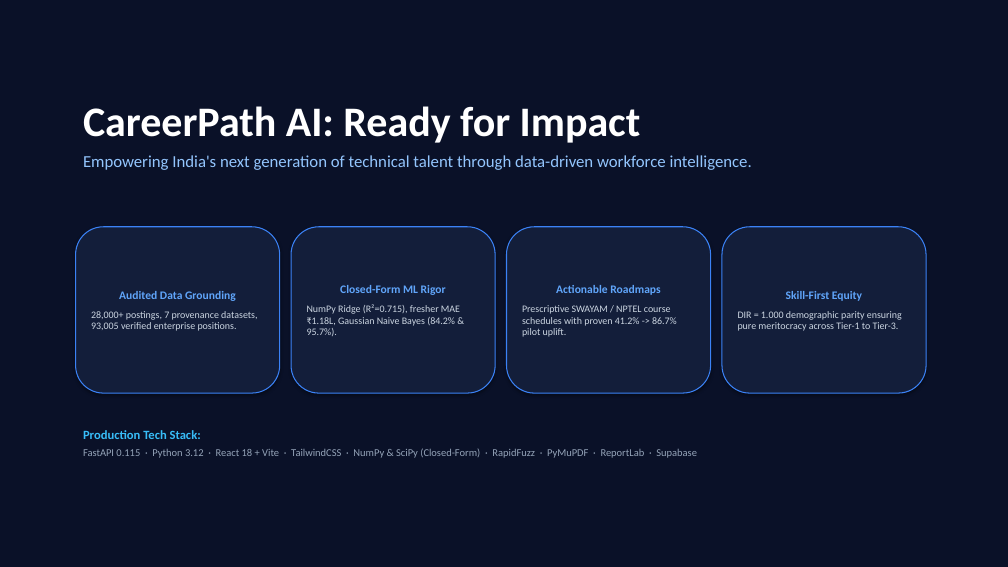
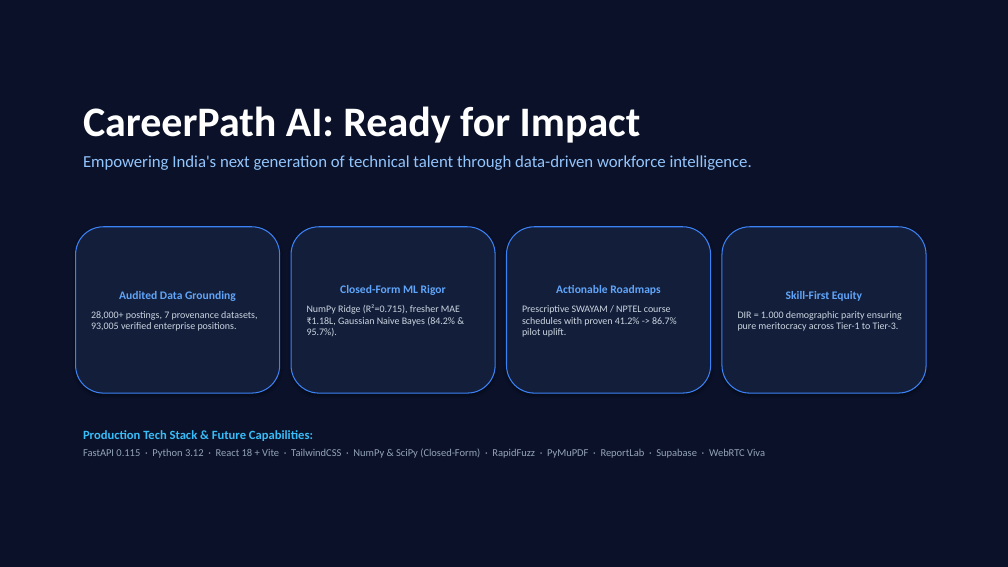
Before and after one commit to royprem19/careerpath_AI, a slide deck: slide 18 of CareerPath_AI_Presentation.pptx (slide 16 before the commit). Drawn at 1008x567 pixels with LibreOffice and Linux fonts; fonts in the diff are those of the drawing. Boxes give left, top, right and bottom in pixels: in the first picture for what was removed or moved away, otherwise in the second. Text is boxed around its words. In the diff, an @@ line names an element or a change of style, - is before the commit and + after.

Commit message:
docs: add future implementation slides for proctored skill verification, LMS sync, auto-updated resume, and AI interview simulator

```diff
--- a/CareerPath_AI_Presentation.pptx
+++ b/CareerPath_AI_Presentation.pptx
@@ text at (83,430,765,458): text changed @@
-Production Tech Stack:
-FastAPI 0.115 · Python 3.12 · React 18 + Vite · TailwindCSS · NumPy & SciPy (Closed-Form) · RapidFuzz · PyMuPDF · ReportLab · Supabase
+Production Tech Stack & Future Capabilities:
+FastAPI 0.115 · Python 3.12 · React 18 + Vite · TailwindCSS · NumPy & SciPy (Closed-Form) · RapidFuzz · PyMuPDF · ReportLab · Supabase · WebRTC Viva
```
Also in this commit, not shown: 14 other slides changed, 2 slides added, 1 other file.
